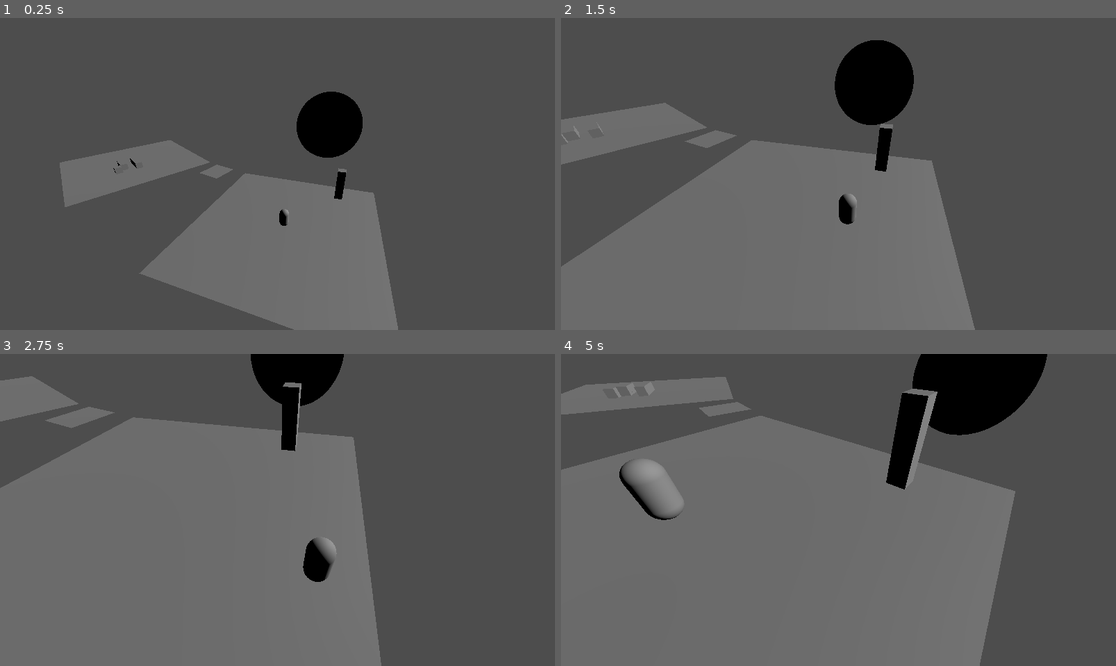
Above: before the commit, frames 1-4 (two rows, left to right).
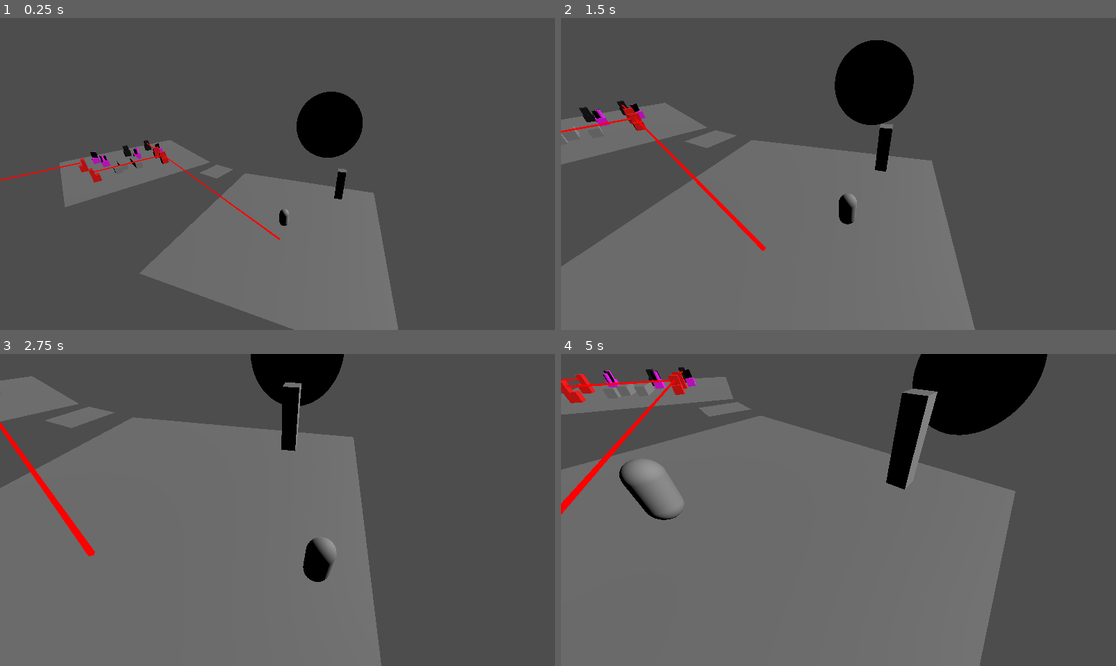
Above: after the commit, the same moments.

Repository: GreggSchaffter/gwj69project
Game: Godot game, scene res://scenes/game_world.tscn
Two runs of this game, one before a commit and one after it. Both use one fixed random seed, a clock stepped at 60 frames per second and the inputs below.
Inputs:
- Up to frame 1 (0.25 s): no input
- Up to frame 2 (1.5 s): hold D (right) 0.53-1.28 s; hold E (interact) 0.53-1.28 s; tap Space (jump) at 0.77 s; hold S (down) from 1.28 s (still down); tap E (interact) at 1.35 s
- Up to frame 3 (2.75 s): tap Space (jump) at 1.52 s; release S (down) at 2.03 s; hold D (right) from 2.03 s (still down); hold E (interact) from 2.03 s (still down)
- Up to frame 4 (5 s): release D (right) at 2.78 s; release E (interact) at 2.78 s; hold W (up) 2.78-3.53 s; tap E (interact) at 2.85, 4.35 s; tap Space (jump) at 3.02, 3.77, 4.52 s; hold E (interact) 3.53-4.28 s; hold A (left) from 3.53 s (still down)

The runs differ from the first frame. In frame 1, 0.6% of the frame differs, in the area x 0-51%, y 39-72%; in frame 2, 0.8%; in frame 3, 0.5%; in frame 4, 1.3%, in the area x 0-25%, y 4-52%.

Commit message:
Basic Mirror Set Up

Diff:
--- /dev/null
+++ b/puzzles/laser puzzle/Mirror.gd
@@ -0,0 +1,46 @@
+extends Node
+
+@export var plus_x: Array[Node3D]
+@export var plus_z: Array[Node3D]
+@export var minus_x: Array[Node3D]
+@export var minus_z: Array[Node3D]
+
+var time_since_plus_x = 0
+var time_since_plus_z = 0
+var time_since_minus_x = 0
+var time_since_minus_z = 0
+
+func _process(_delta):
+	if time_since_plus_z > 1:
+		deactivate(plus_z)
+	if time_since_minus_x > 1:
+		deactivate(minus_x)
+
+	time_since_plus_z += 1
+	time_since_minus_x += 1
+
+func reflect(laser_rot):
+	var from_rot = laser_rot - get_parent().global_rotation
+	var deg = round(rad_to_deg(from_rot.y) / 90) * 90
+	print(deg)
+
+	if test(deg, -180):
+		activate(plus_z)
+		time_since_plus_z = 0
+	elif test(deg, -270):
+		activate(minus_x)
+		time_since_minus_x = 0
+
+func test(deg, test):
+	var a = deg == test
+	var b = deg == test + 360
+	var c = deg == test - 360
+	return a || b || c
+
+func activate(side: Array[Node3D]):
+	for i in side:
+		i.show()
+
+func deactivate(side: Array[Node3D]):
+	for i in side:
+		i.hide()
--- a/puzzles/laser puzzle/MovableBlock.gd
+++ b/puzzles/laser puzzle/MovableBlock.gd
@@ -58,7 +58,6 @@
 	var amount_of_collions = box_cast.get_collision_count()
 	for id in amount_of_collions:
 		var collider  = box_cast.get_collider(id)
-		#collider.hide()
 		if collider.is_in_group("Movable Block"):
 			return true
 		return false
--- /dev/null
+++ b/puzzles/laser puzzle/laser.gd
@@ -0,0 +1,31 @@
+extends Node3D
+
+@onready var ray_cast = $RayCast3D
+@onready var mesh_holder = $MeshHolder
+
+@export var body: PhysicsBody3D
+
+func _ready():
+	ray_cast.add_exception(body)
+
+func _process(delta):
+	if !visible:
+		return
+
+	if ray_cast.is_colliding():
+		var origin = ray_cast.global_transform.origin
+		var collision_point = ray_cast.get_collision_point()
+		var distance = origin.distance_to(collision_point)
+		mesh_holder.scale.z = distance;
+
+		var collision_body: Node = ray_cast.get_collider()
+		if collision_body.has_node("Mirror"):
+			var mirror_node = collision_body.get_node("Mirror")
+			#var source = MeshInstance3D.new()
+			#source.name = "Source"
+			#source.mesh = BoxMesh.new()
+			#mirror_node.add_child(source)
+			#source.global_position = global_position
+			mirror_node.reflect(global_rotation)
+	else:
+		mesh_holder.scale.z = 30;
--- /dev/null
+++ b/puzzles/laser puzzle/laser.tscn
@@ -0,0 +1,28 @@
+[gd_scene load_steps=4 format=3 uid="uid://qihhrt4cuecd"]
+
+[ext_resource type="Script" path="res://puzzles/laser puzzle/laser.gd" id="1_3u2ot"]
+
+[sub_resource type="StandardMaterial3D" id="StandardMaterial3D_8avmy"]
+shading_mode = 0
+albedo_color = Color(1, 0, 0, 1)
+
+[sub_resource type="CylinderMesh" id="CylinderMesh_406oj"]
+material = SubResource("StandardMaterial3D_8avmy")
+top_radius = 0.1
+bottom_radius = 0.1
+height = 1.0
+radial_segments = 4
+rings = 1
+
+[node name="Laser" type="Node3D"]
+script = ExtResource("1_3u2ot")
+
+[node name="MeshHolder" type="Node3D" parent="."]
+
+[node name="MeshInstance3D" type="MeshInstance3D" parent="MeshHolder"]
+transform = Transform3D(1, 0, 0, 0, -4.37114e-08, -1, 0, 1, -4.37114e-08, 0, 0, 0.5)
+mesh = SubResource("CylinderMesh_406oj")
+skeleton = NodePath("../..")
+
+[node name="RayCast3D" type="RayCast3D" parent="."]
+target_position = Vector3(0, 0, 30)
--- a/puzzles/laser puzzle/laser_room.tscn
+++ b/puzzles/laser puzzle/laser_room.tscn
@@ -1,7 +1,10 @@
-[gd_scene load_steps=6 format=3 uid="uid://dyljlrb6vn1yy"]
+[gd_scene load_steps=9 format=3 uid="uid://dyljlrb6vn1yy"]
 
 [ext_resource type="Script" path="res://scripts/CameraActivator.gd" id="1_1x0yd"]
 [ext_resource type="PackedScene" uid="uid://byj1h01xr5t52" path="res://puzzles/laser puzzle/movable_block.tscn" id="2_5gi8q"]
+[ext_resource type="PackedScene" uid="uid://1ciovxvkhwjq" path="res://puzzles/laser puzzle/objects/laser_emitter.tscn" id="3_q0jic"]
+[ext_resource type="PackedScene" uid="uid://b2alcsctijseq" path="res://puzzles/laser puzzle/objects/laser_blocker.tscn" id="4_yb0pg"]
+[ext_resource type="PackedScene" uid="uid://d0xv1ar0230t7" path="res://puzzles/laser puzzle/objects/basic_mirror.tscn" id="5_kun1h"]
 
 [sub_resource type="BoxShape3D" id="BoxShape3D_373ce"]
 size = Vector3(20, 0, 20)
@@ -21,6 +24,12 @@
 
 [node name="MeshInstance3D" type="MeshInstance3D" parent="Static"]
 mesh = SubResource("PlaneMesh_uukry")
+
+[node name="BasicMirror2" parent="Static" instance=ExtResource("5_kun1h")]
+transform = Transform3D(-1, 0, -8.74228e-08, 0, 1, 0, 8.74228e-08, 0, -1, -4, 0, -2)
+
+[node name="BasicMirror3" parent="Static" instance=ExtResource("5_kun1h")]
+transform = Transform3D(-4.37114e-08, 0, -1, 0, 1, 0, 1, 0, -4.37114e-08, 1, 0, -2)
 
 [node name="Camera" type="Camera3D" parent="."]
 transform = Transform3D(0.317305, 0.397776, -0.860867, -9.45642e-09, 0.907777, 0.419452, 0.948324, -0.133094, 0.288042, -19.4989, 16.8785, 5.48)
@@ -57,4 +66,28 @@
 [node name="MovableBlock8" parent="." instance=ExtResource("2_5gi8q")]
 transform = Transform3D(1, 0, 0, 0, 1, 0, 0, 0, 1, 0, 0, 3)
 
+[node name="LaserEmitter" parent="." instance=ExtResource("3_q0jic")]
+transform = Transform3D(1, 0, 0, 0, 1, 0, 0, 0, 1, 4, 0, 4)
+
+[node name="LaserEmitter2" parent="." instance=ExtResource("3_q0jic")]
+transform = Transform3D(-4.37114e-08, 0, -1, 0, 1, 0, 1, 0, -4.37114e-08, -7, 0, -2)
+
+[node name="LaserBlocker" parent="." instance=ExtResource("4_yb0pg")]
+transform = Transform3D(1, 0, 0, 0, 1, 0, 0, 0, 1, 4, 0, -6)
+
+[node name="LaserBlocker2" parent="." instance=ExtResource("4_yb0pg")]
+transform = Transform3D(1, 0, 0, 0, 1, 0, 0, 0, 1, 0, 0, -5)
+
+[node name="BasicMirror" parent="." instance=ExtResource("5_kun1h")]
+transform = Transform3D(1, 0, 0, 0, 1, 0, 0, 0, 1, -5, 0, -5)
+
+[node name="BasicMirror2" parent="." instance=ExtResource("5_kun1h")]
+transform = Transform3D(-4.37114e-08, 0, 1, 0, 1, 0, -1, 0, -4.37114e-08, 5, 0, -2)
+
+[node name="LaserEmitter3" parent="." instance=ExtResource("3_q0jic")]
+transform = Transform3D(-1, 0, 8.74228e-08, 0, 1, 0, -8.74228e-08, 0, -1, 4, 0, 0)
+
+[node name="LaserEmitter4" parent="." instance=ExtResource("3_q0jic")]
+transform = Transform3D(-4.37114e-08, 0, 1, 0, 1, 0, -1, 0, -4.37114e-08, -6, 0, 4)
+
 [connection signal="body_entered" from="CameraActivator" to="CameraActivator" method="_on_body_entered"]
--- /dev/null
+++ b/puzzles/laser puzzle/objects/basic_mirror.tscn
@@ -0,0 +1,75 @@
+[gd_scene load_steps=12 format=3 uid="uid://d0xv1ar0230t7"]
+
+[ext_resource type="PackedScene" uid="uid://byj1h01xr5t52" path="res://puzzles/laser puzzle/movable_block.tscn" id="1_luhfd"]
+[ext_resource type="Script" path="res://puzzles/laser puzzle/Mirror.gd" id="2_or7nr"]
+[ext_resource type="PackedScene" uid="uid://qihhrt4cuecd" path="res://puzzles/laser puzzle/laser.tscn" id="3_31563"]
+
+[sub_resource type="StandardMaterial3D" id="StandardMaterial3D_poqab"]
+albedo_color = Color(1, 0, 1, 1)
+
+[sub_resource type="BoxMesh" id="BoxMesh_4bh7v"]
+material = SubResource("StandardMaterial3D_poqab")
+
+[sub_resource type="StandardMaterial3D" id="StandardMaterial3D_ufb7r"]
+metallic = 1.0
+roughness = 0.0
+
+[sub_resource type="BoxMesh" id="BoxMesh_vyptj"]
+material = SubResource("StandardMaterial3D_ufb7r")
+size = Vector3(1, 1, 0.1)
+
+[sub_resource type="StandardMaterial3D" id="StandardMaterial3D_jgwf6"]
+albedo_color = Color(1, 0, 1, 1)
+
+[sub_resource type="CylinderMesh" id="CylinderMesh_qc8jd"]
+material = SubResource("StandardMaterial3D_jgwf6")
+top_radius = 0.25
+bottom_radius = 0.25
+height = 1.0
+
+[sub_resource type="BoxShape3D" id="BoxShape3D_pg6fx"]
+size = Vector3(1, 1, 0.1)
+
+[sub_resource type="CylinderShape3D" id="CylinderShape3D_86qd3"]
+height = 1.0
+radius = 0.25
+
+[node name="BasicMirror" type="Node3D"]
+
+[node name="MovableBlock" parent="." instance=ExtResource("1_luhfd")]
+
+[node name="MeshInstance3D" parent="MovableBlock/AnimatableBody3D" index="0"]
+mesh = SubResource("BoxMesh_4bh7v")
+
+[node name="Mirror" type="Node" parent="MovableBlock/AnimatableBody3D" index="7" node_paths=PackedStringArray("plus_z", "minus_x")]
+script = ExtResource("2_or7nr")
+plus_z = [NodePath("../Laser2")]
+minus_x = [NodePath("../Laser")]
+
+[node name="MeshInstance3D2" type="MeshInstance3D" parent="MovableBlock/AnimatableBody3D" index="8"]
+transform = Transform3D(0.707107, 0, -0.707107, 0, 1, 0, 0.707107, 0, 0.707107, 0.035, 1.5, -0.035)
+mesh = SubResource("BoxMesh_vyptj")
+
+[node name="MeshInstance3D3" type="MeshInstance3D" parent="MovableBlock/AnimatableBody3D" index="9"]
+transform = Transform3D(1, 0, 0, 0, 1, 0, 0, 0, 1, 0.18, 1.48774, -0.18)
+mesh = SubResource("CylinderMesh_qc8jd")
+
+[node name="MeshInstance3D4" type="CollisionShape3D" parent="MovableBlock/AnimatableBody3D" index="10"]
+transform = Transform3D(0.707107, 0, -0.707107, 0, 1, 0, 0.707107, 0, 0.707107, 0.035, 1.5, -0.035)
+shape = SubResource("BoxShape3D_pg6fx")
+
+[node name="MeshInstance3D5" type="CollisionShape3D" parent="MovableBlock/AnimatableBody3D" index="11"]
+transform = Transform3D(1, 0, 0, 0, 1, 0, 0, 0, 1, 0.18, 1.48774, -0.18)
+shape = SubResource("CylinderShape3D_86qd3")
+
+[node name="Laser" parent="MovableBlock/AnimatableBody3D" index="12" node_paths=PackedStringArray("body") instance=ExtResource("3_31563")]
+transform = Transform3D(1, 0, 0, 0, 1, 0, 0, 0, 1, 0, 1.5, 0)
+visible = false
+body = NodePath("..")
+
+[node name="Laser2" parent="MovableBlock/AnimatableBody3D" index="13" node_paths=PackedStringArray("body") instance=ExtResource("3_31563")]
+transform = Transform3D(-4.37114e-08, 0, -1, 0, 1, 0, 1, 0, -4.37114e-08, 0, 1.5, 0)
+visible = false
+body = NodePath("..")
+
+[editable path="MovableBlock"]
--- /dev/null
+++ b/puzzles/laser puzzle/objects/laser_blocker.tscn
@@ -0,0 +1,36 @@
+[gd_scene load_steps=7 format=3 uid="uid://b2alcsctijseq"]
+
+[ext_resource type="PackedScene" uid="uid://byj1h01xr5t52" path="res://puzzles/laser puzzle/movable_block.tscn" id="1_l0blv"]
+
+[sub_resource type="StandardMaterial3D" id="StandardMaterial3D_woolb"]
+albedo_color = Color(0, 0, 0, 1)
+
+[sub_resource type="BoxMesh" id="BoxMesh_vfqfy"]
+material = SubResource("StandardMaterial3D_woolb")
+
+[sub_resource type="StandardMaterial3D" id="StandardMaterial3D_lj4v4"]
+albedo_color = Color(0, 0, 0, 1)
+
+[sub_resource type="BoxMesh" id="BoxMesh_t7qyw"]
+material = SubResource("StandardMaterial3D_lj4v4")
+size = Vector3(0.75, 1, 0.75)
+
+[sub_resource type="BoxShape3D" id="BoxShape3D_f0rwp"]
+size = Vector3(0.75, 1, 0.75)
+
+[node name="LaserBlocker" type="Node3D"]
+
+[node name="MovableBlock" parent="." instance=ExtResource("1_l0blv")]
+
+[node name="MeshInstance3D" parent="MovableBlock/AnimatableBody3D" index="0"]
+mesh = SubResource("BoxMesh_vfqfy")
+
+[node name="MeshInstance3D2" type="MeshInstance3D" parent="MovableBlock/AnimatableBody3D" index="7"]
+transform = Transform3D(1, 0, 0, 0, 1, 0, 0, 0, 1, 0, 1.5, 0)
+mesh = SubResource("BoxMesh_t7qyw")
+
+[node name="CollisionShape3D2" type="CollisionShape3D" parent="MovableBlock/AnimatableBody3D" index="8"]
+transform = Transform3D(1, 0, 0, 0, 1, 0, 0, 0, 1, 0, 1.5, 0)
+shape = SubResource("BoxShape3D_f0rwp")
+
+[editable path="MovableBlock"]
--- /dev/null
+++ b/puzzles/laser puzzle/objects/laser_emitter.tscn
@@ -0,0 +1,38 @@
+[gd_scene load_steps=7 format=3 uid="uid://1ciovxvkhwjq"]
+
+[ext_resource type="PackedScene" uid="uid://byj1h01xr5t52" path="res://puzzles/laser puzzle/movable_block.tscn" id="1_sn6yp"]
+[ext_resource type="PackedScene" uid="uid://qihhrt4cuecd" path="res://puzzles/laser puzzle/laser.tscn" id="2_ibpbj"]
+
+[sub_resource type="StandardMaterial3D" id="StandardMaterial3D_rvxfa"]
+albedo_color = Color(1, 0, 0, 1)
+
+[sub_resource type="BoxMesh" id="BoxMesh_58plw"]
+material = SubResource("StandardMaterial3D_rvxfa")
+
+[sub_resource type="BoxMesh" id="BoxMesh_w8wvw"]
+material = SubResource("StandardMaterial3D_rvxfa")
+size = Vector3(1, 1, 0.5)
+
+[sub_resource type="BoxShape3D" id="BoxShape3D_sah5n"]
+size = Vector3(1, 1, 0.5)
+
+[node name="LaserEmitter" type="Node3D"]
+
+[node name="MovableBlock" parent="." instance=ExtResource("1_sn6yp")]
+
+[node name="MeshInstance3D" parent="MovableBlock/AnimatableBody3D" index="0"]
+mesh = SubResource("BoxMesh_58plw")
+
+[node name="MeshInstance3D2" type="MeshInstance3D" parent="MovableBlock/AnimatableBody3D" index="7"]
+transform = Transform3D(1, 0, 0, 0, 1, 0, 0, 0, 1, 0, 1.5, -0.25)
+mesh = SubResource("BoxMesh_w8wvw")
+
+[node name="Laser" parent="MovableBlock/AnimatableBody3D" index="8" node_paths=PackedStringArray("body") instance=ExtResource("2_ibpbj")]
+transform = Transform3D(1, 0, 0, 0, 1, 0, 0, 0, 1, 0, 1.5, 0)
+body = NodePath("..")
+
+[node name="CollisionShape3D2" type="CollisionShape3D" parent="MovableBlock/AnimatableBody3D" index="9"]
+transform = Transform3D(1, 0, 0, 0, 1, 0, 0, 0, 1, 0, 1.5, -0.25)
+shape = SubResource("BoxShape3D_sah5n")
+
+[editable path="MovableBlock"]
